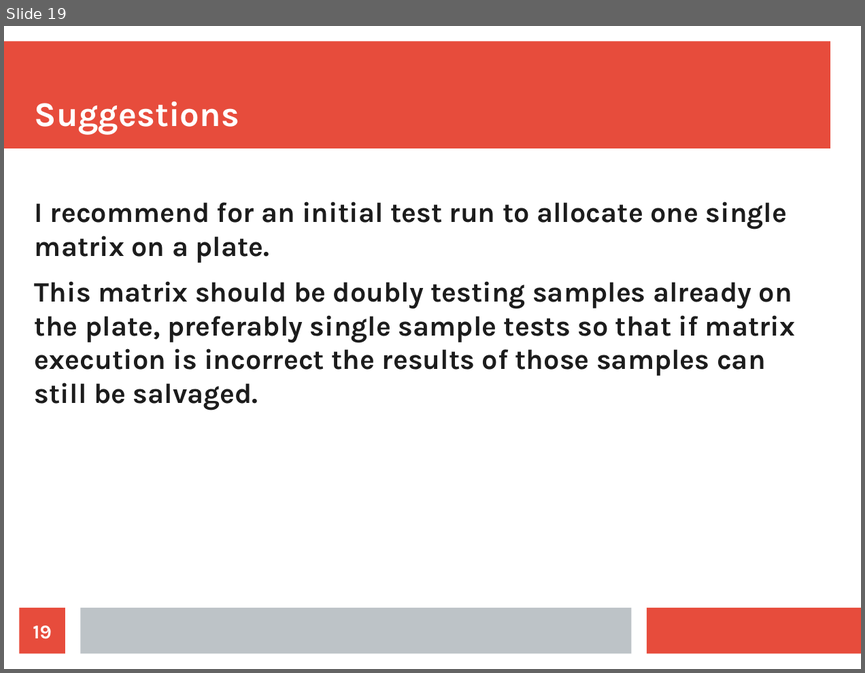
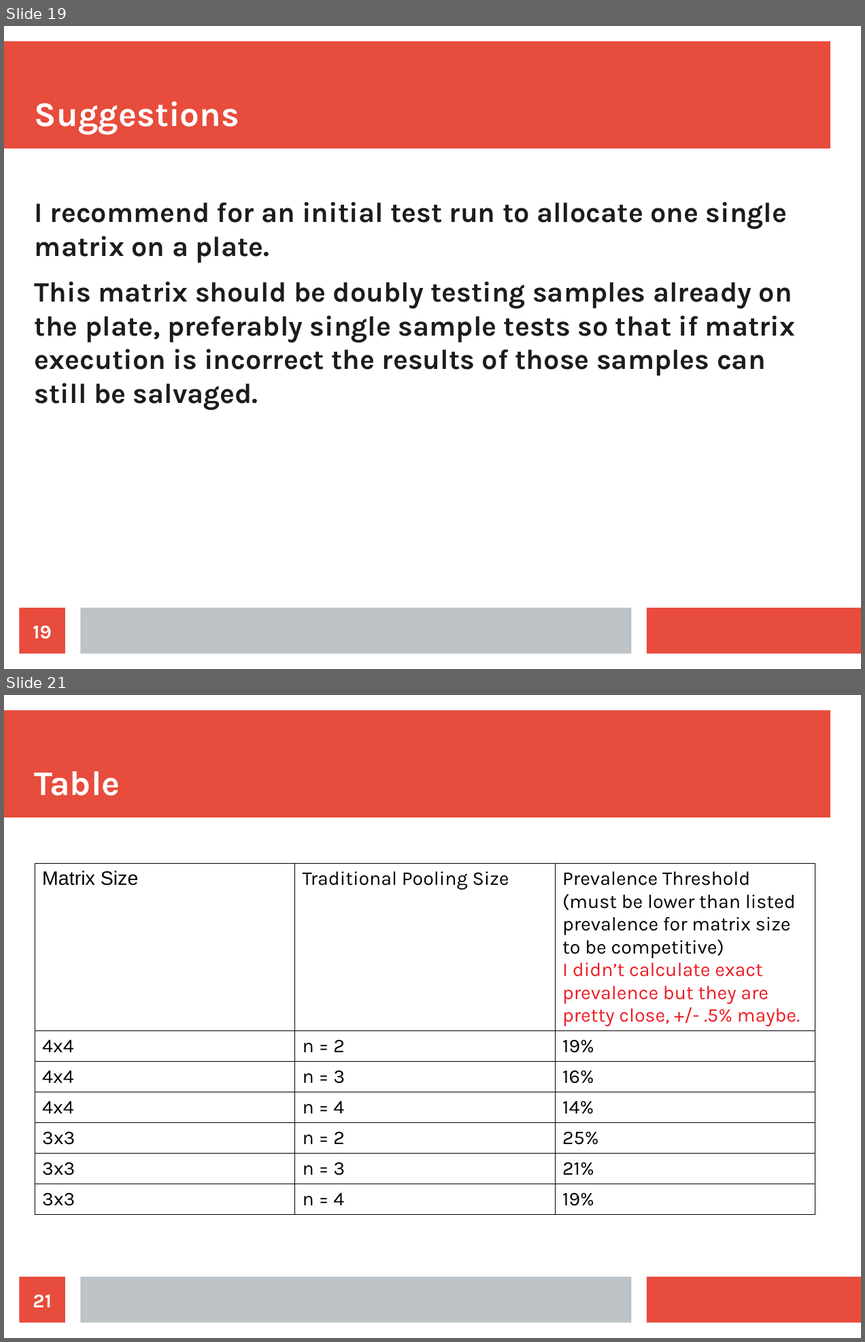
Before and after one commit to otbking/matrixpooling, a slide deck: procedure1.odp. Shown one above the other, each under a label of ours: slide 19 before the commit, slides 19 and 21 after it; the slides between them are not shown. The pictures are 865x673 and 865x1342 pixels, drawn with LibreOffice and Linux fonts; fonts in the diff are those of the drawing. Boxes give left, top, right and bottom in pixels: in the first picture for what was removed or moved away, otherwise in the second. Text is boxed around its words. In the diff, an @@ line names an element or a change of style, - is before the commit and + after.

```diff
--- a/procedure1.odp
+++ b/procedure1.odp
@@ slide 21 added at bbox=[4, 695, 861, 1338], background #FFFFFF; not listed: 3 template elements that a slide beside it also shows @@
@@ title added at bbox=[35, 771, 120, 796], 32 pt, text #FFFFFF, bold @@
+Table
@@ table added at bbox=[35, 864, 816, 1208], 7 rows, 3 columns @@
+Matrix Size | Traditional Pooling Size | Prevalence Threshold / (must be lower than listed prevalence for matrix size to be competitive) / I didn’t calculate exact prevalence but they are pretty close, +/- .5% maybe.
+4x4 | n = 2 | 19%
+4x4 | n = 3 | 16%
+4x4 | n = 4 | 14%
+3x3 | n = 2 | 25%
+3x3 | n = 3 | 21%
+3x3 | n = 4 | 19%
@@ page number added at bbox=[20, 1276, 65, 1323], fill #E74C3C, 18 pt, text #FFFFFF, bold @@
+21
```
Also in this commit, not shown: 2 other slides added, 1 slide removed.
